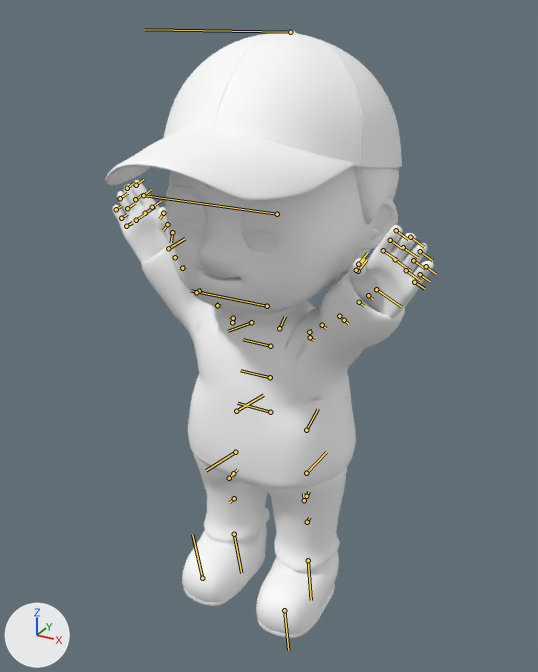
An edit to the glTF model public/models/spoonsan.glb, drawn before and after from the same camera.
Rendered twice from a 50 mm lens placed at (2.24, -4.15, 2.46), pointed at (0.03, -0.14, 0.46). The lights are fixed; the arrows at lower left show +X, +Y and +Z. Both versions are drawn at frame 15 of the action 'Jump'; the numbers are the values there. The bones that bend it are drawn over the model as lines.

In view in the first picture: 'body', 'bottom', 'cap', 'eye', 'eyelashes', 'hairBack', 'shoes', 'wear'.
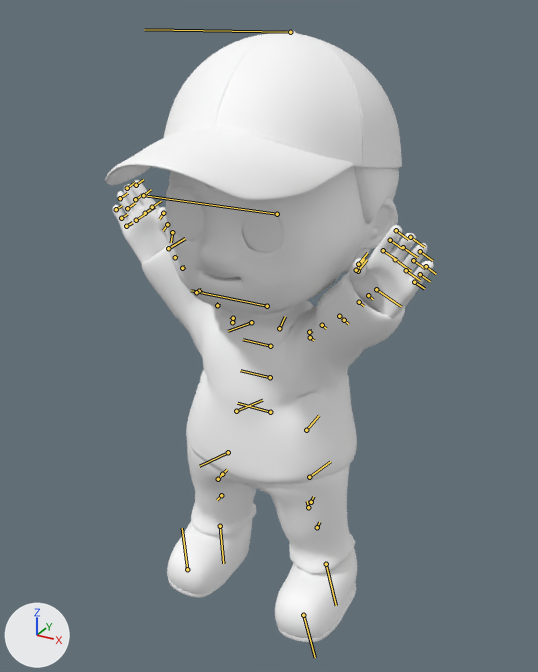
Where the change shows, as pixel boxes [x1, y1, x2, y2] in the pictures (538 x 672 px):
'wear', posed: before [141, 246, 405, 489]; after [141, 246, 405, 484]
'shoes', posed (21% wider, 7% taller): before [182, 524, 339, 638]; after [167, 520, 357, 642]
'bottom', posed: before [193, 453, 347, 571]; after [187, 441, 355, 574]
'eyelashes', posed (not visible afterwards): before [170, 219, 278, 243]
bone 'JEK_upLeg_L', root to tip: before (306, 430) to (318, 409); after (306, 430) to (319, 415)
bone 'JEK_lowLeg_L', root to tip: before (306, 496) to (309, 491); after (311, 502) to (313, 496)
bone 'JEK_foot_L', root to tip: before (308, 560) to (311, 600); after (326, 564) to (336, 605)
bone 'JEK_upLeg_R', root to tip: before (236, 411) to (263, 395); after (236, 411) to (262, 400)
bone 'JEK_lowLeg_R', root to tip: before (233, 473) to (237, 469); after (222, 474) to (227, 469)
bone 'JEK_foot_R', root to tip: before (234, 534) to (241, 573); after (220, 526) to (223, 563)

The change in detail:
Bone 'JEK_upLeg_L' (bone_jek_upleg_l) turns from (0, -2, -1) to (1, -8, -10) degrees about its own x, y and z.
Bone 'JEK_lowLeg_L' (bone_jek_lowleg_l) turns from (4, -1, 1) to (4, -4, 16) degrees about its own x, y and z.
Bone 'JEK_foot_L' (bone_jek_foot_l) turns from (-1, 3, 1) to (-2, 4, -5) degrees about its own x, y and z.
Bone 'JEK_upLeg_R' (bone_jek_upleg_r) turns from (-5, 1, -3) to (-6, 6, -10) degrees about its own x, y and z.
Bone 'JEK_lowLeg_R' (bone_jek_lowleg_r) turns from (-4, 1, 4) to (-4, 3, 16) degrees about its own x, y and z.
Bone 'JEK_foot_R' (bone_jek_foot_r) turns from (2, -3, 0) to (4, -3, -6) degrees about its own x, y and z.
